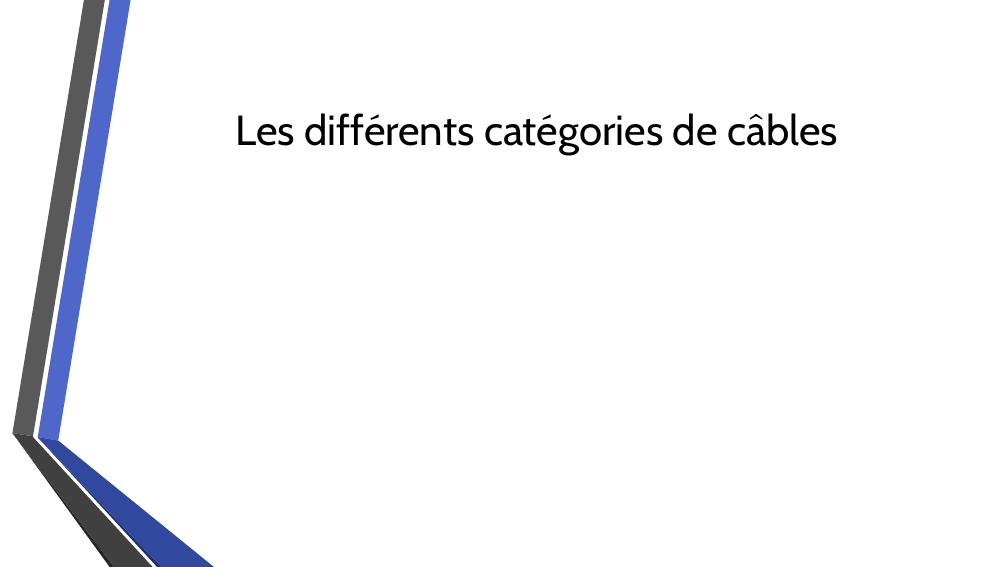
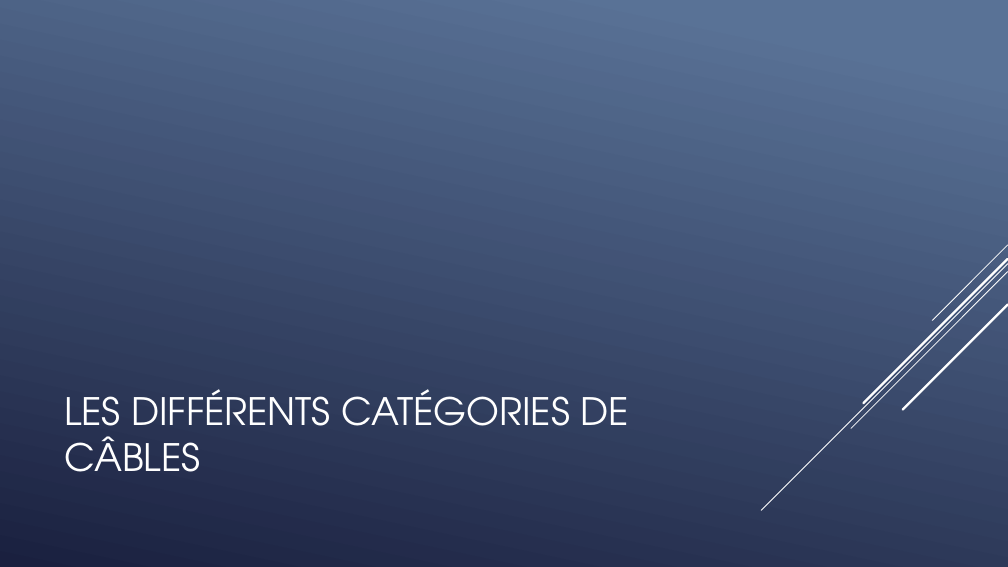
Before and after one commit to QuentinKrg/M214-Ethernet, a slide deck: slide 2 of Module 214 - Fabrication RJ45.pptx. Drawn at 1008x567 pixels with LibreOffice and Linux fonts; fonts in the diff are those of the drawing; background and template pictures are left out. Boxes give left, top, right and bottom in pixels: in the first picture for what was removed or moved away, otherwise in the second. Text is boxed around its words. In the diff, an @@ line names an element or a change of style, - is before the commit and + after.

```diff
--- a/Module 214 - Fabrication RJ45.pptx
+++ b/Module 214 - Fabrication RJ45.pptx
@@ background picture (left out) to gradient #597496 to #1A2040 @@
@@ group added at [761,245,1008,510]: 5 lines @@
@@ title at [64,389,628,472]: text changed; size 40 to 36 pt; font Cabin to TeX Gyre Adventor; text colour #000000 to #FFFFFF @@
-Les différents catégories de câbles
+LES DIFFÉRENTS CATÉGORIES DE CÂBLES
@@ group removed at [12,0,214,567]: 6 freeform shapes @@
```
Also in this commit, not shown: 7 other slides changed.
